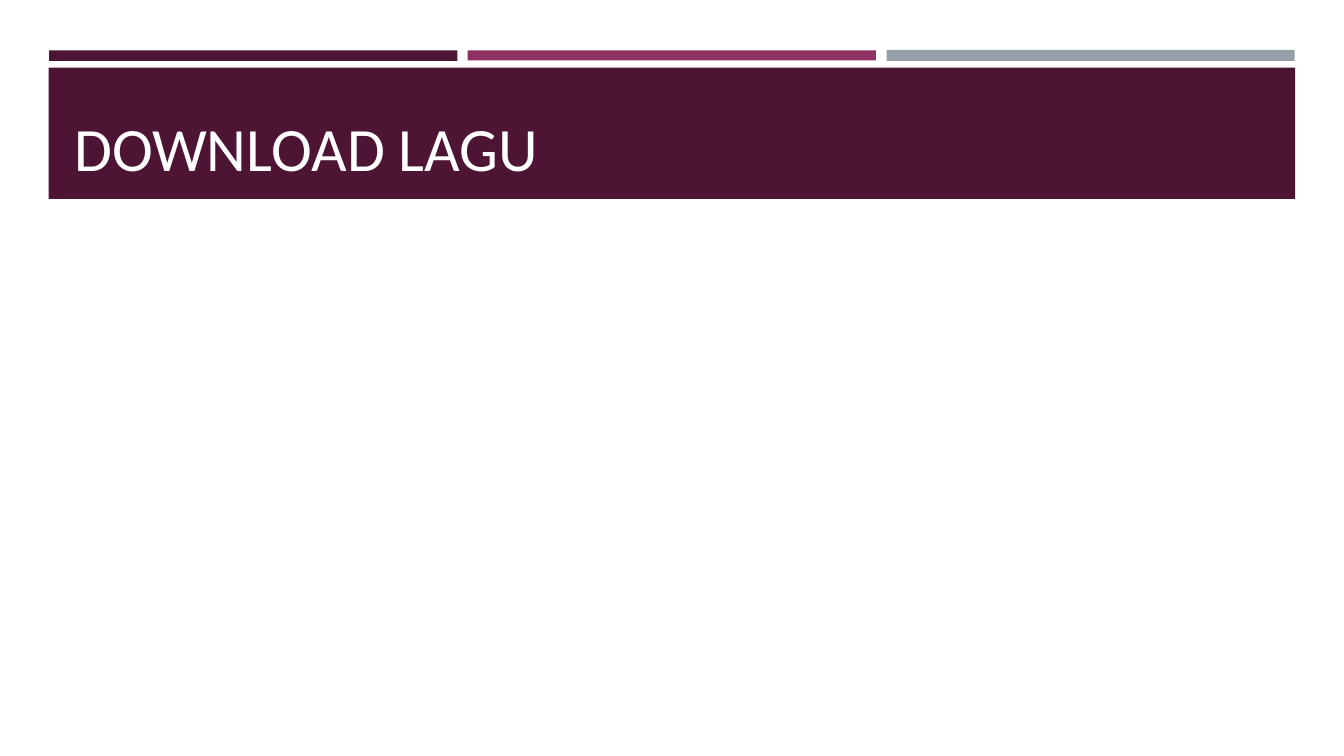
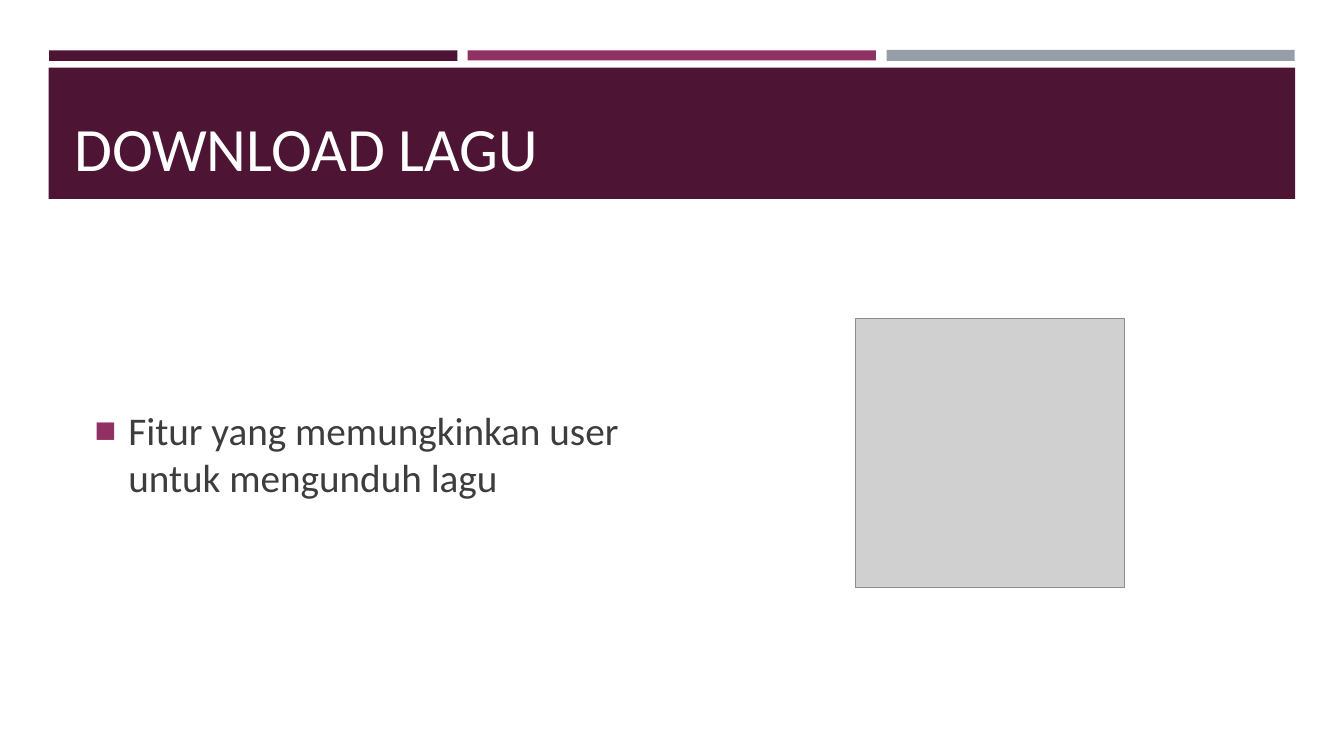
Before and after one commit to tyastepe/Kelompok5_ReverseProxy, a slide deck: slide 6 of Reverse-Proxy.pptx. Drawn at 1344x756 pixels with LibreOffice and Linux fonts; fonts in the diff are those of the drawing; grey boxes stand for pictures. Boxes give left, top, right and bottom in pixels: in the first picture for what was removed or moved away, otherwise in the second. Text is boxed around its words. In the diff, an @@ line names an element or a change of style, - is before the commit and + after.

```diff
--- a/Reverse-Proxy.pptx
+++ b/Reverse-Proxy.pptx
@@ picture added at <box>856,319,1125,588</box> @@
@@ text added at <box>128,417,618,499</box>, 28 pt, text #3D3D3D @@
+■ Fitur yang memungkinkan user untuk mengunduh lagu
```
Also in this commit, not shown: 2 other slides changed, 2 slides added, 1 slide removed.
